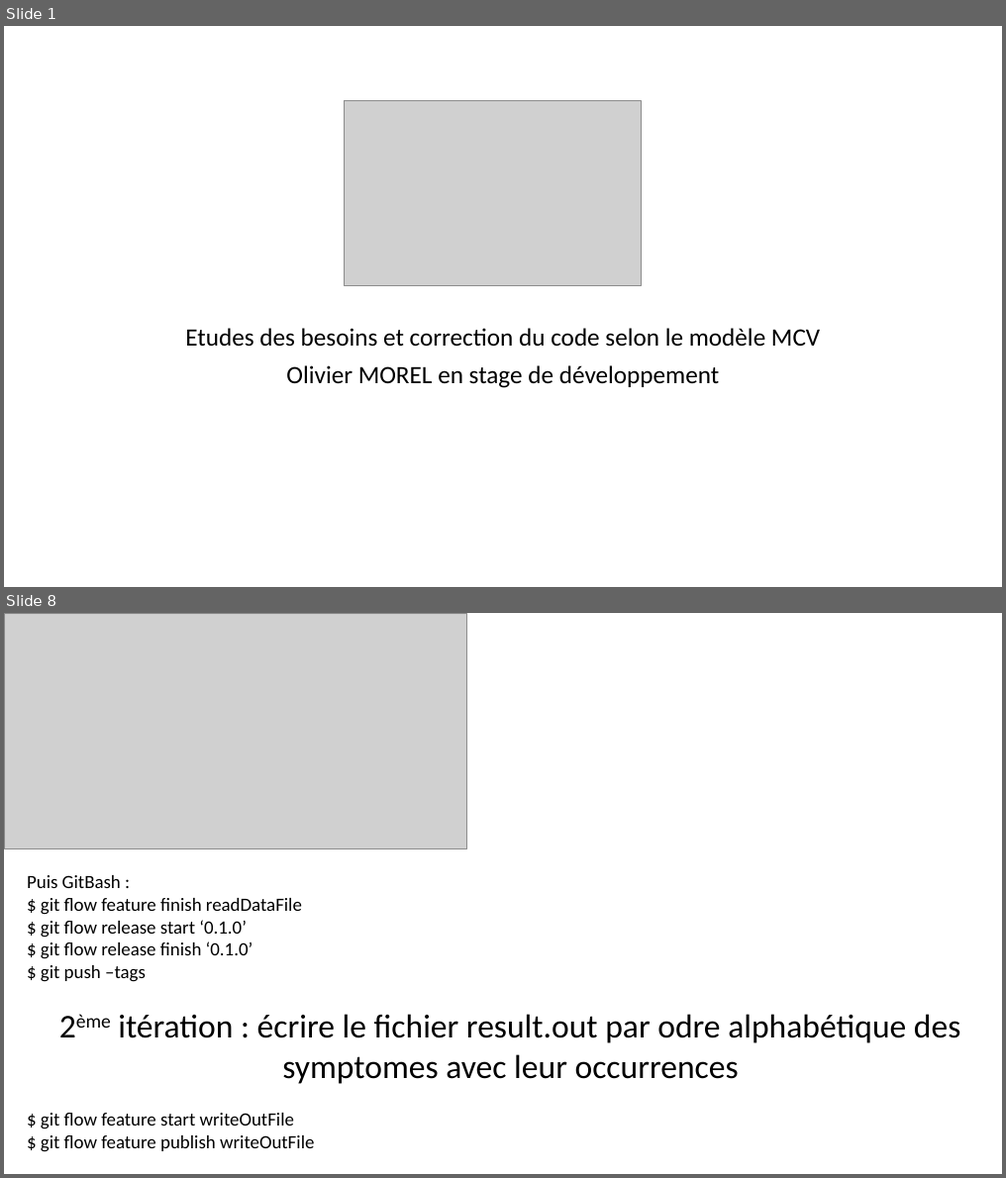
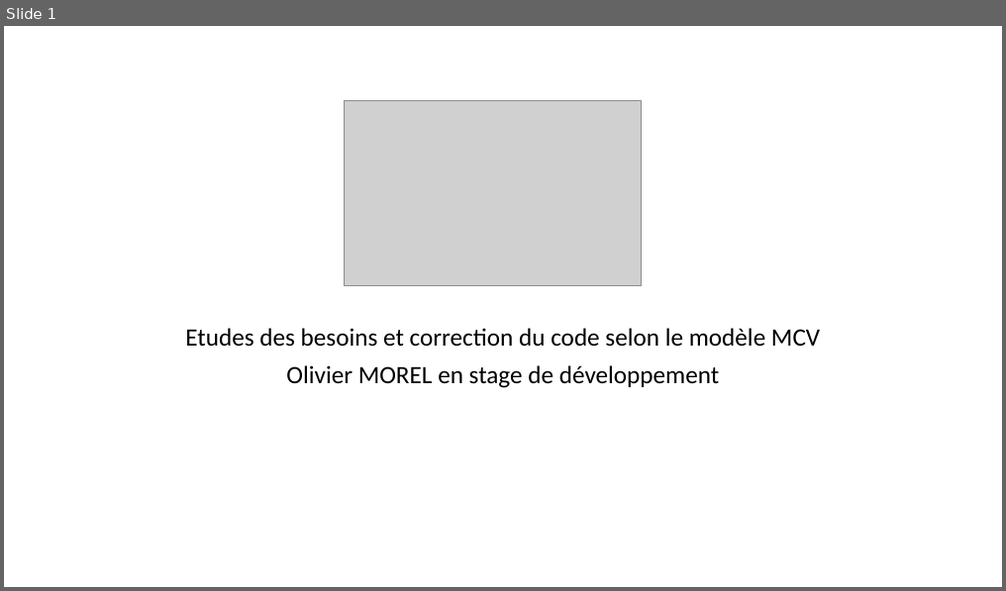
Before and after one commit to emmo78/Project_DA_Java_EN_Come_to_the_Rescue_of_a_Java_Application, a slide deck: PresentationOlivierMOREL.pptx. Shown one above the other, each under a label of ours: slides 1 and 8 before the commit, slide 1 after it; the slides between them are not shown. The pictures are 1006x1178 and 1006x591 pixels, drawn with LibreOffice and Linux fonts; fonts in the diff are those of the drawing; grey boxes stand for pictures. Boxes give left, top, right and bottom in pixels: in the first picture for what was removed or moved away, otherwise in the second. Text is boxed around its words. In the diff, an @@ line names an element or a change of style, - is before the commit and + after.

```diff
--- a/PresentationOlivierMOREL.pptx
+++ b/PresentationOlivierMOREL.pptx
@@ slide 8 removed at (x1=4, y1=613, x2=1002, y2=1174), background #FFFFFF @@
@@ picture removed at (x1=4, y1=613, x2=466, y2=850) @@
@@ text removed at (x1=27, y1=875, x2=960, y2=1153) @@
-Puis GitBash :
-$ git flow feature finish readDataFile
-$ git flow release start ‘0.1.0’
-$ git flow release finish ‘0.1.0’
-$ git push –tags
-2ème itération : écrire le fichier result.out par odre alphabétique des symptomes avec leur occurrences
-$ git flow feature start writeOutFile
-$ git flow feature publish writeOutFile
```
Also in this commit, not shown: 5 slides changed, 6 slides added, 5 other slides removed.
